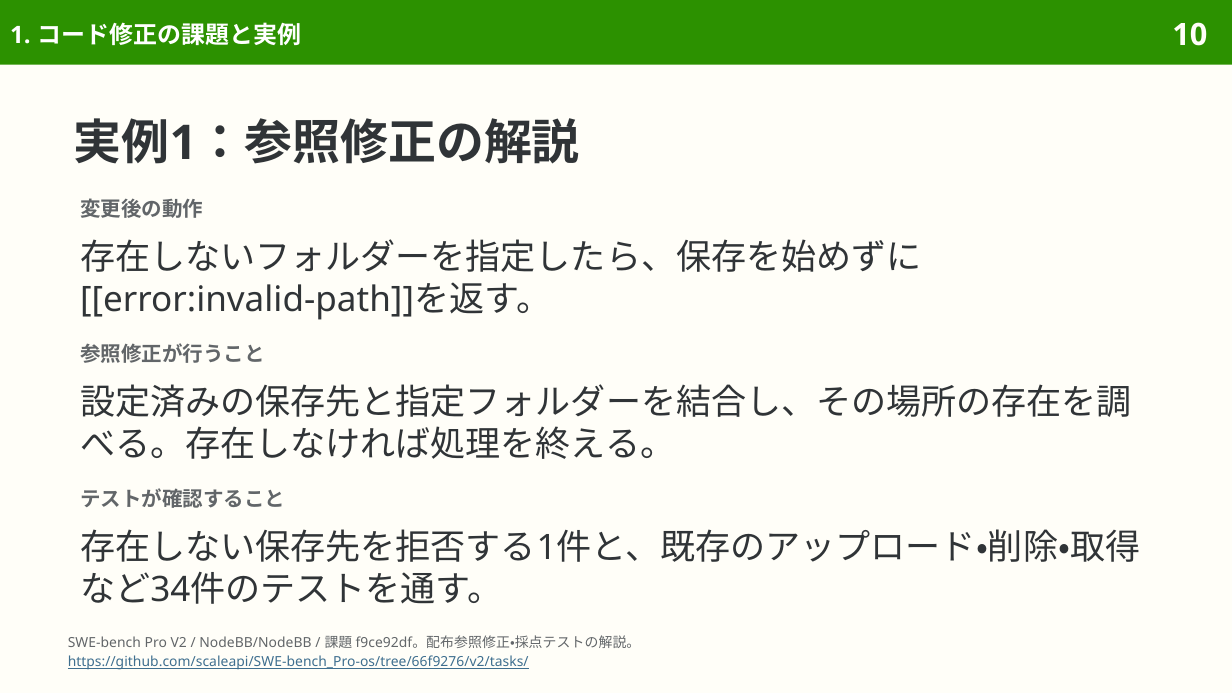
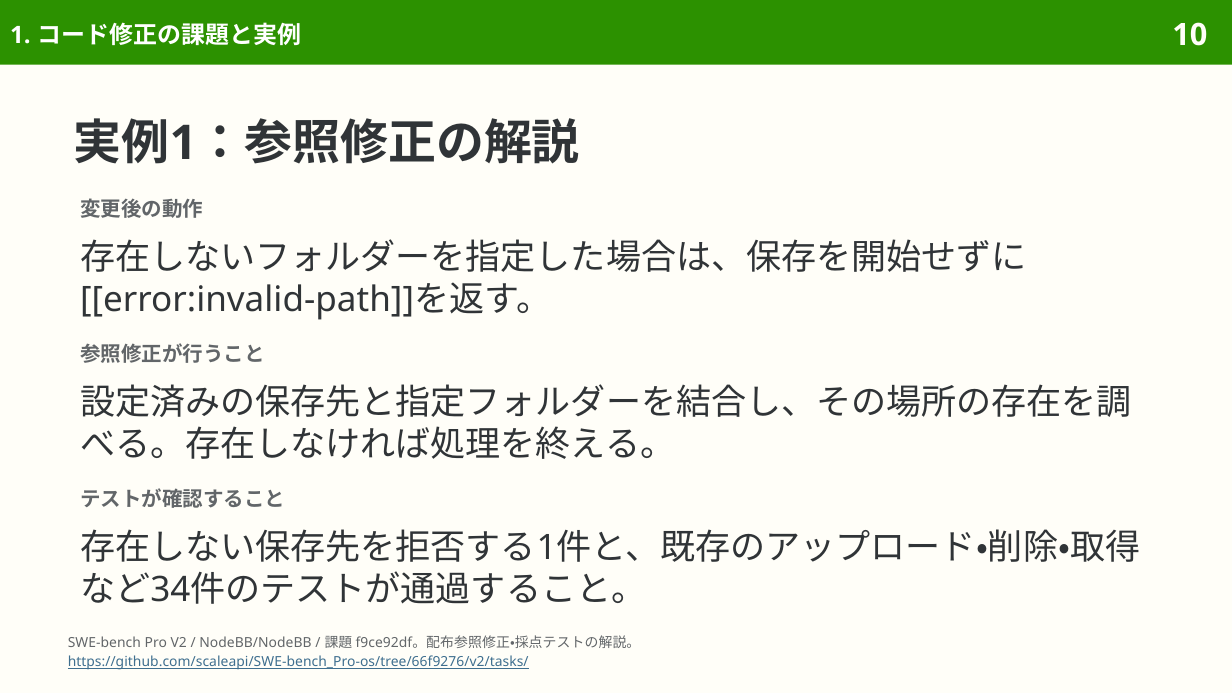
Before and after one commit to sasakiy84/datasets-in-10-minutes, a slide deck: slide 10 of slides/datasets-in-10-minutes-swe-bench-pro.pptx. Drawn at 1232x693 pixels with LibreOffice and Linux fonts; fonts in the diff are those of the drawing. Boxes give left, top, right and bottom in pixels: in the first picture for what was removed or moved away, otherwise in the second. Text is boxed around its words. In the diff, an @@ line names an element or a change of style, - is before the commit and + after.

```diff
--- a/slides/datasets-in-10-minutes-swe-bench-pro.pptx
+++ b/slides/datasets-in-10-minutes-swe-bench-pro.pptx
@@ text at box(80, 239, 1027, 320): text changed @@
-存在しないフォルダーを指定したら、保存を始めずに[[error:invalid-path]]を返す。
+存在しないフォルダーを指定した場合は、保存を開始せずに[[error:invalid-path]]を返す。
@@ text at box(80, 529, 1140, 604): text changed @@
-存在しない保存先を拒否する1件と、既存のアップロード・削除・取得など34件のテストを通す。
+存在しない保存先を拒否する1件と、既存のアップロード・削除・取得など34件のテストが通過すること。
```
Also in this commit, not shown: 17 other slides changed, 7 other files.
